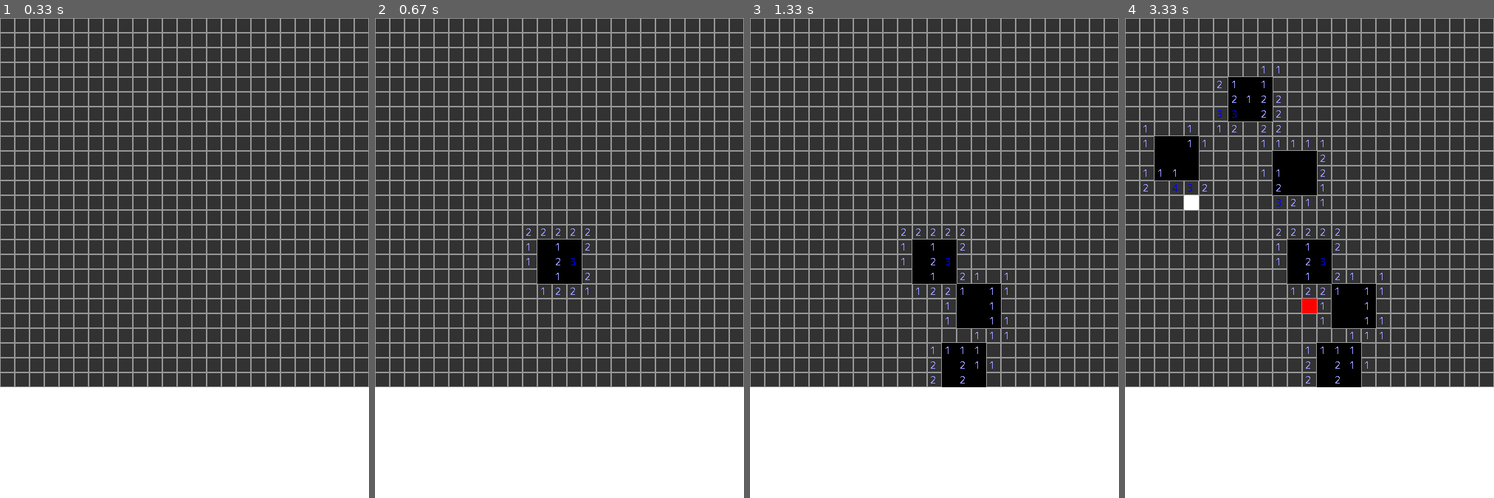
Above: before the commit, frames 1-4 (left to right).
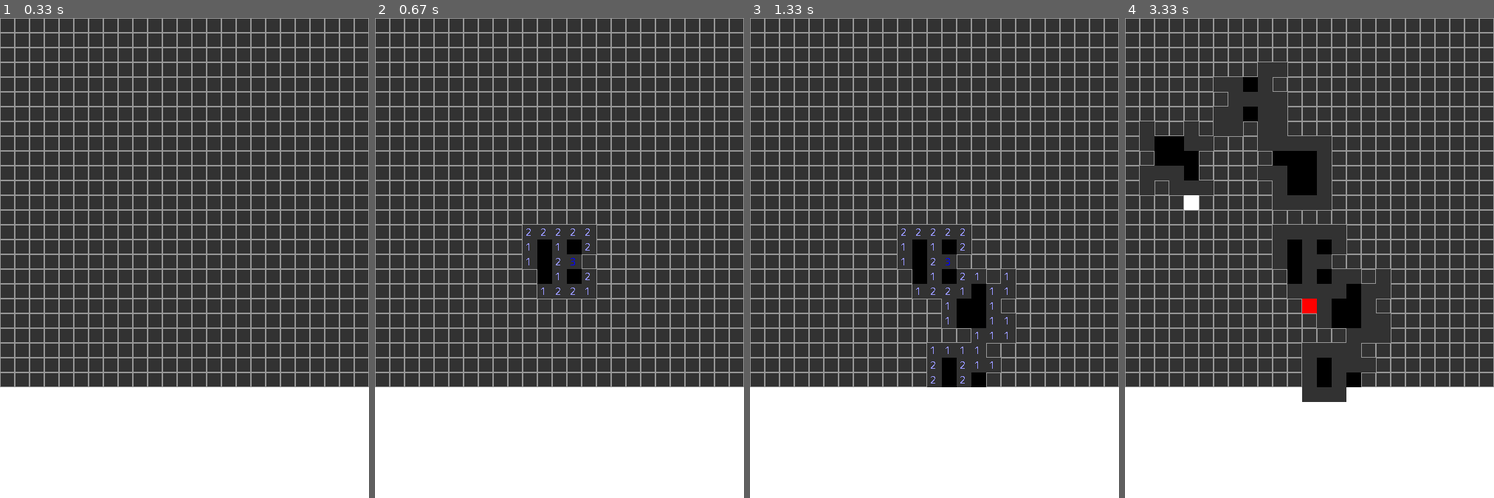
Above: after the commit, the same moments.

Repository: abstralexis/pygame-minesweeper
Game: pygame game, started from main.py
Same seed, same stepped clock (60 frames per second), same inputs: the game is played once before the commit and once after it.
Inputs (mouse positions are in pixels of both pictures, inside the frame that each line leads up to):
- Up to frame 1 (0.33 s): no input
- Up to frame 2 (0.67 s): click (559, 258) at 0.42 s
- Up to frame 3 (1.33 s): click (971, 363) at 0.78 s; click (978, 301) at 1.15 s
- Up to frame 4 (3.33 s): right-click (1313, 310) at 1.52 s; click (1298, 176) at 1.88 s; click (1250, 99) at 2.25 s; click (1169, 152) at 2.62 s; click (1195, 195) at 2.98 s

Frame 1 is identical in both runs. In frame 2, 0.8% of the frame differs, in the area x 40-60%, y 43-59%; in frame 3, 2.2%; in frame 4, 5.2%, in the area x 4-72%, y 9-80%.

Commit message:
Change number tile background, stop user from clicking on numbers

Diff:
--- a/main.py
+++ b/main.py
@@ -140,43 +140,9 @@
     """
     pressed = []
     flagged = []
+    numbered = []
 
     while True:
-        for event in pygame.event.get():
-            if event.type == pygame.QUIT:
-                pygame.quit()
-                sys.exit()
-
-            elif event.type == pygame.MOUSEBUTTONDOWN:
-                mouse_grid_rect = get_mouse_rect(pygame.mouse.get_pos())
-
-                # What to do on a left click
-                if event.button == 1:
-                    if mouse_grid_rect in MINES:
-                        mine_rect = mouse_grid_rect     # Abstraction
-                        pygame.draw.rect(WIN, WHITE, mine_rect)
-                        pygame.display.flip()
-                        pygame.time.wait(1000)          # Wait 1s
-                        pygame.quit()
-                        sys.exit()
-                    else:
-                        click_rect = mouse_grid_rect    # Abstraction
-                        pressed.append(click_rect)
-
-                        # Press adjacent tiles
-                        if len(pressed) > 0:
-                            adjacent = get_adjacent(click_rect)
-                            for square in adjacent:
-                                pressed.append(square)
-
-                # What do do on a right click
-                elif event.button == 3:
-                    if mouse_grid_rect not in flagged:  # if not flagged, flag
-                        flagged.append(mouse_grid_rect)
-                    else:                               # if flagged, unflag
-                        flag_index = flagged.index(mouse_grid_rect)
-                        del flagged[flag_index]
-
         draw_grid()
 
         if len(pressed) > 0:                # Fill in pressed spaces
@@ -205,8 +171,46 @@
                             else:
                                 col = ORANGE
 
+                            pygame.draw.rect(WIN, DARK_GREY, tile)
                             text = COMICSANSMS.render(f" {mines}", False, col)
                             revealed.append((text, tile))
+                            numbered.append(tile)
+
+        for event in pygame.event.get():
+            if event.type == pygame.QUIT:
+                pygame.quit()
+                sys.exit()
+
+            elif event.type == pygame.MOUSEBUTTONDOWN:
+                mouse_grid_rect = get_mouse_rect(pygame.mouse.get_pos())
+
+                # What to do on a left click
+                if event.button == 1:
+                    if mouse_grid_rect in MINES:
+                        mine_rect = mouse_grid_rect     # Abstraction
+                        pygame.draw.rect(WIN, WHITE, mine_rect)
+                        pygame.display.flip()
+                        pygame.time.wait(1000)          # Wait 1s
+                        pygame.quit()
+                        sys.exit()
+                    else:
+                        click_rect = mouse_grid_rect    # Abstraction
+                        if click_rect not in numbered:
+                            pressed.append(click_rect)
+
+                            # Press adjacent tiles
+                            if len(pressed) > 0:
+                                adjacent = get_adjacent(click_rect)
+                                for square in adjacent:
+                                    pressed.append(square)
+
+                # What do do on a right click
+                elif event.button == 3:
+                    if mouse_grid_rect not in flagged:  # if not flagged, flag
+                        flagged.append(mouse_grid_rect)
+                    else:                               # if flagged, unflag
+                        flag_index = flagged.index(mouse_grid_rect)
+                        del flagged[flag_index]
 
         if len(revealed) > 0:
             for square in revealed:
